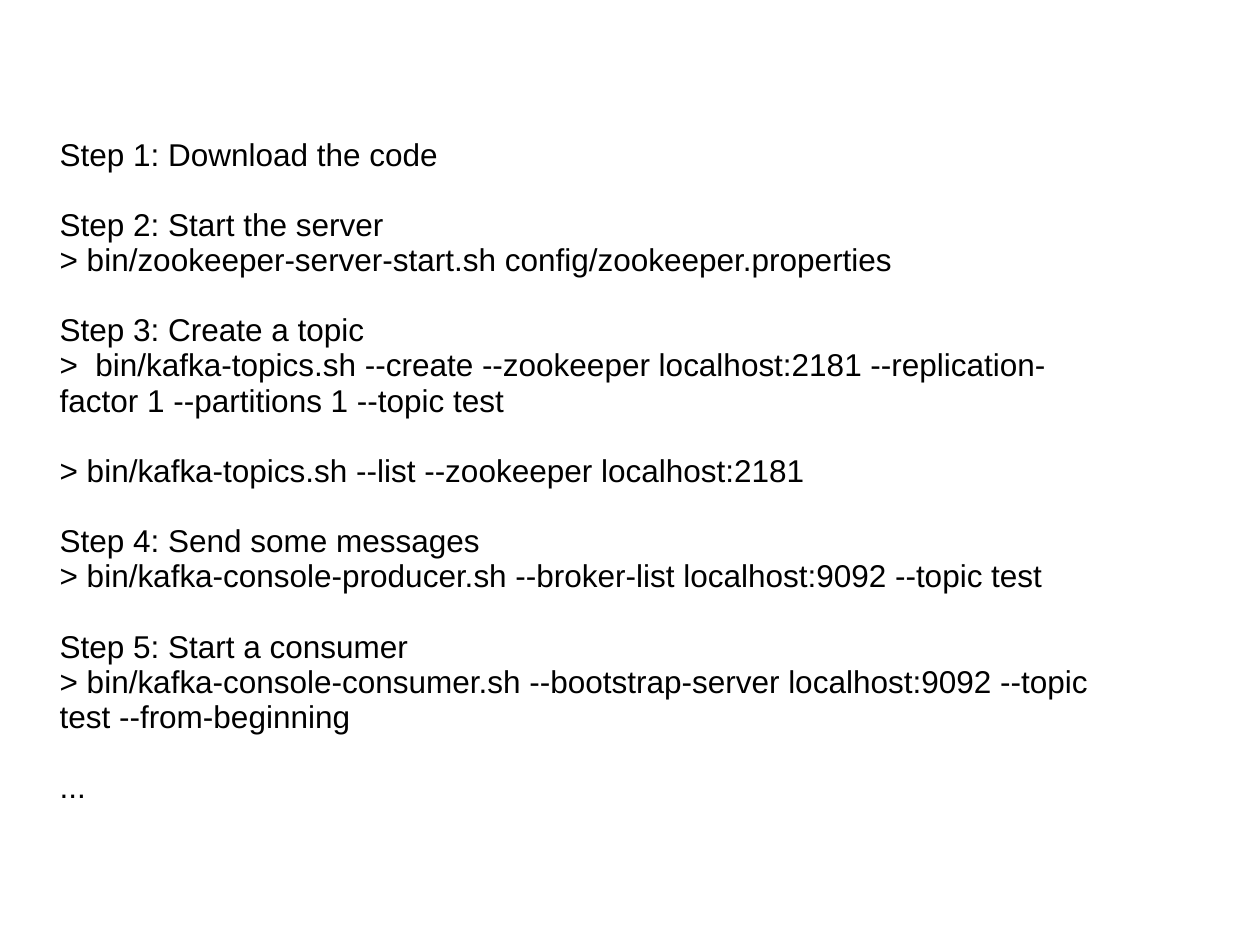
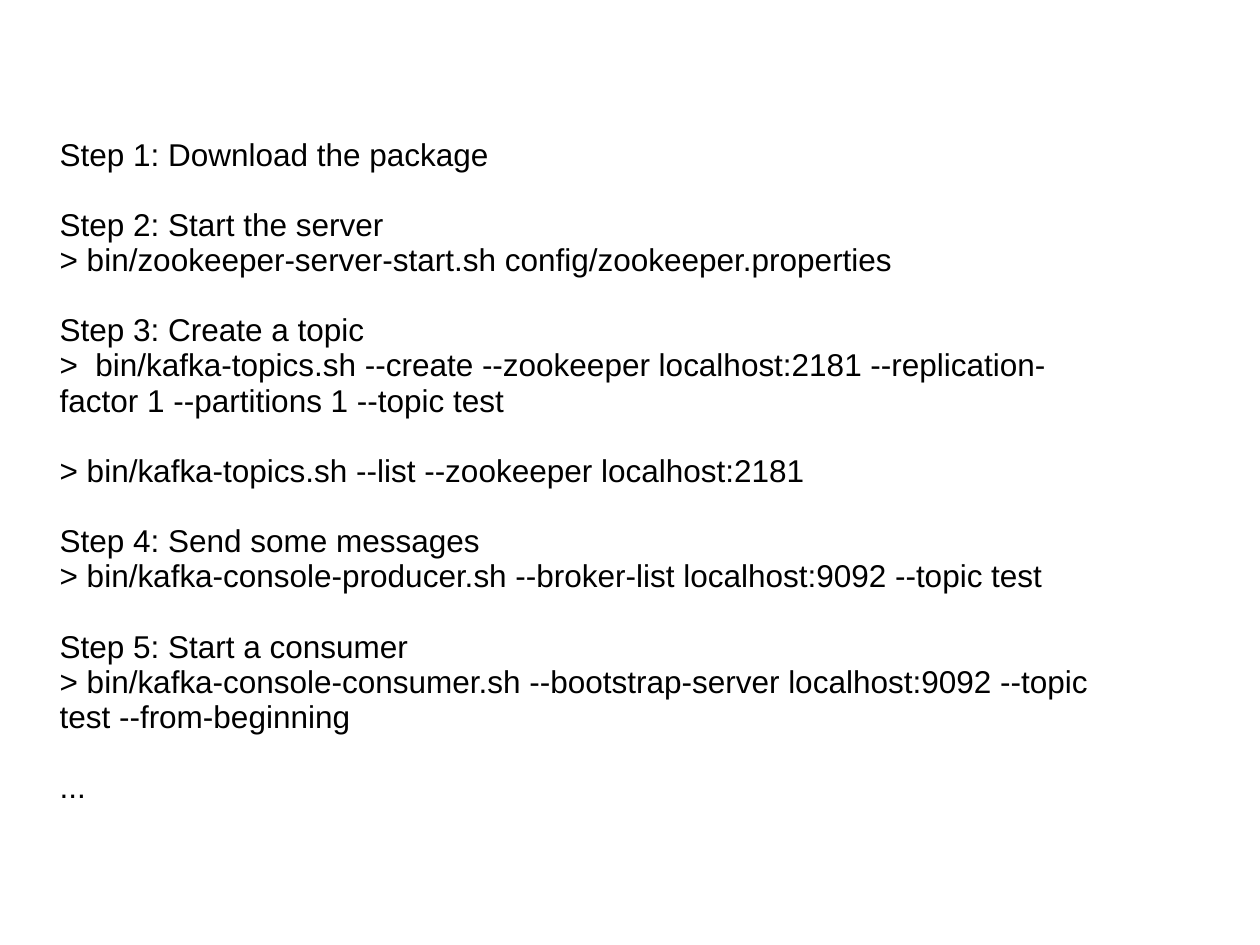
Before and after one commit to kurtishu/KurtisHu.github.io, a slide deck: slide 11 of remote/Kafka Introduction.ppt (slide 10 before the commit). Drawn at 1260x945 pixels with LibreOffice and Linux fonts; fonts in the diff are those of the drawing; background and template pictures are left out. Boxes give left, top, right and bottom in pixels: in the first picture for what was removed or moved away, otherwise in the second. Text is boxed around its words. In the diff, an @@ line names an element or a change of style, - is before the commit and + after.

```diff
--- a/remote/Kafka Introduction.ppt
+++ b/remote/Kafka Introduction.ppt
@@ text at bbox=[60, 143, 488, 172]: text changed @@
-Step 1: Download the code
+Step 1: Download the package
```
Also in this commit, not shown: 4 other slides changed, 6 slides added, 5 slides removed.
